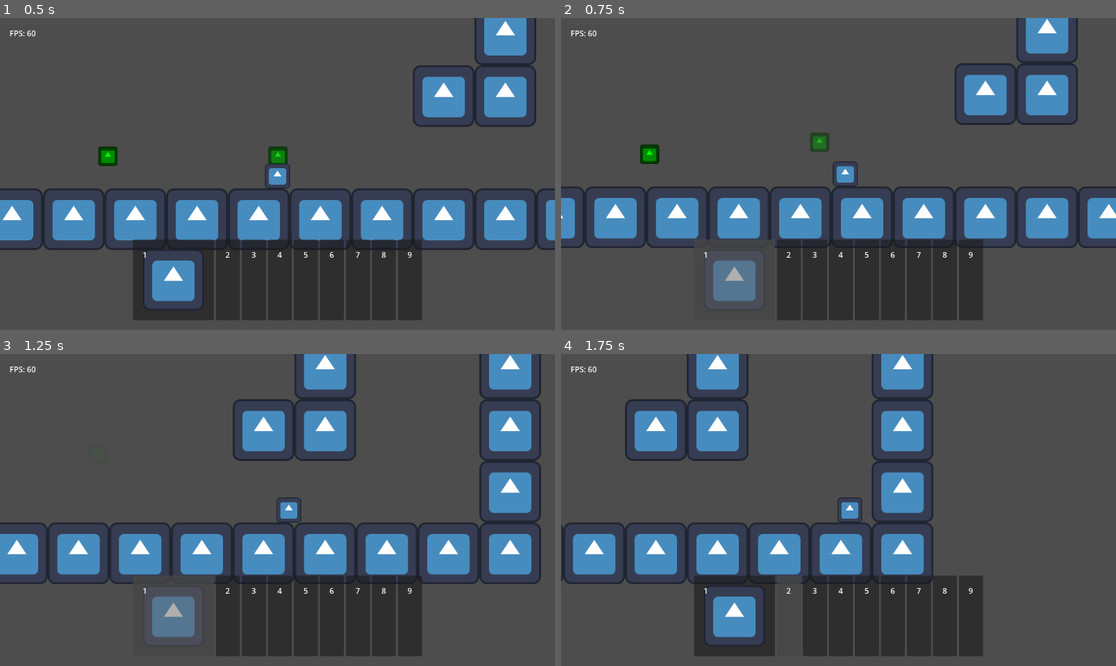
Above: before the commit, frames 1-4 (two rows, left to right).
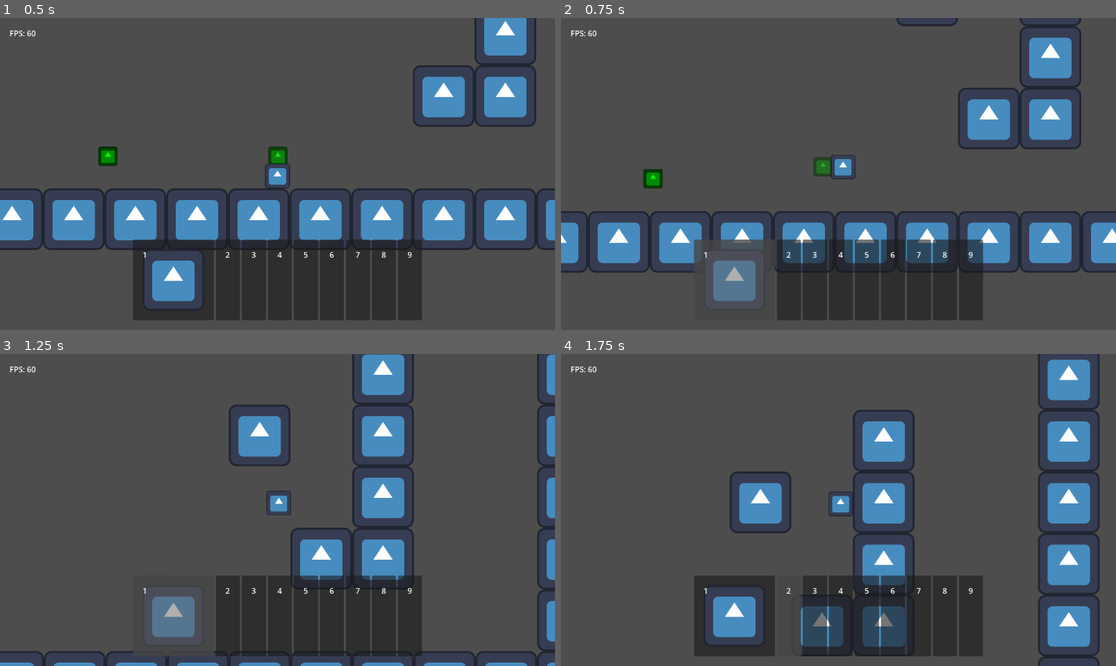
Above: after the commit, the same moments.

Repository: TheHumanMRP/RPG-Life-Tracker
Game: Godot game, scene res://Folders/Systems/Main/Scenes/main_scene.tscn
Two runs of this game, one before a commit and one after it. Both use one fixed random seed, a clock stepped at 60 frames per second and the inputs below. The engine's default icon, where the game draws it, is replaced by a stand-in: a white triangle on a blue panel in a dark square.
Inputs (mouse positions are in pixels of both pictures, inside the frame that each line leads up to):
- Up to frame 1 (0.5 s): no input
- Up to frame 2 (0.75 s): move the mouse to (733, 280) at 0.52 s; hold D (move_right) from 0.53 s (still down); tap Space (jump) at 0.6 s; click (733, 280) at 0.67 s
- Up to frame 3 (1.25 s): keep holding D (move_right); tap Space (jump) at 0.77, 1.07 s
- Up to frame 4 (1.75 s): keep holding D (move_right); move the mouse to (788, 616) at 1.27 s; tap I (add_test_sword) at 1.35 s; click (788, 616) at 1.42 s; tap Space (jump) at 1.52, 1.55 s

Frame 1 is identical in both runs. In frame 2, 20% of the frame differs, in the area x 0-100%, y 0-82%; in frame 3, 24%; in frame 4, 26%, in the area x 0-97%, y 0-100%.
Error in both runs: Invalid call. Nonexistent function 'get_inventory' in base 'Node (global.gd)'. (res://Folders/Systems/Inventory_System/Scripts/hotbar_logic.gd:61)

Commit message:
Auto commit at 2026-07-12 12:23:38

Diff:
--- a/Folders/Components/movement_component.gd
+++ b/Folders/Components/movement_component.gd
@@ -106,5 +106,8 @@
 		if not air_jumped and not is_on_floor:
 			air_jumped = true
 			velocity.y = - jump_force
+			return velocity
+
+		velocity.y = - jump_force
 
 	return velocity
